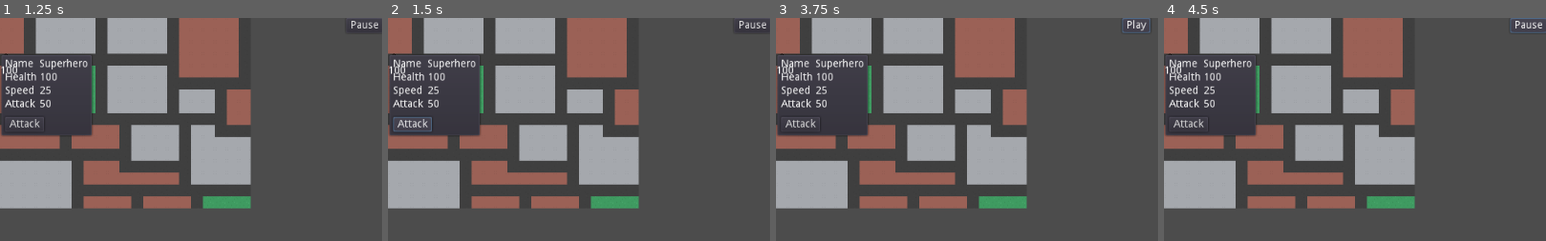
Above: before the commit, frames 1-4 (left to right).
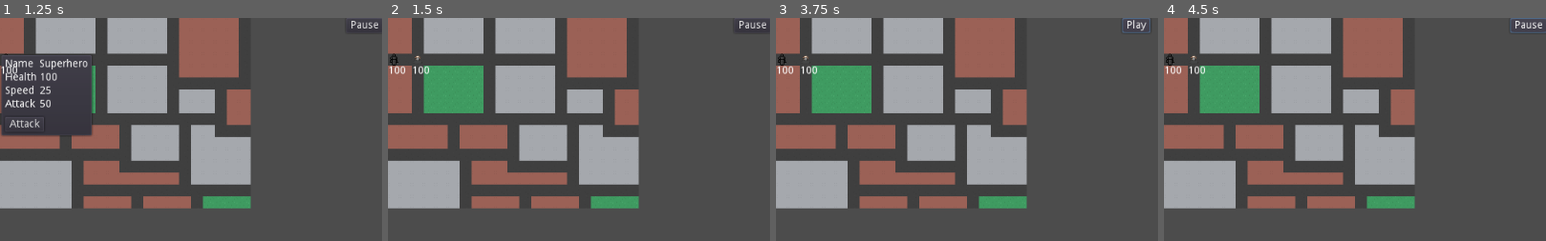
Above: after the commit, the same moments.

Repository: rachd/superhero-dispatcher
Game: Godot game, scene res://Main.tscn
The game is run twice, just before and just after one commit, with the same random seed, the same clock (stepped at 60 frames per second) and the same inputs.
Inputs (mouse positions are % of the whole screen's width and height, from its top left):
- Up to frame 1 (1.25 s): tap Enter at 0.5 s; move the mouse to (1, 9) at 0.52 s; click (1, 9) at 0.67 s
- Up to frame 2 (1.5 s): click "Attack" at 1.25 s
- Up to frame 3 (3.75 s): click (3, 24) at 2 s, where only the run before the commit has a clickable "Attack"; click (3, 24) at 2.75 s, where only the run before the commit has a clickable "Attack"; click "Pause" at 3.5 s
- Up to frame 4 (4.5 s): click "Play" at 4.25 s
The pictures show only the part of the screen within x 0-50%, y 0-50%; the shares and areas given below are measured in that part.

Frame 1 is identical in both runs. In frame 2, 6.5% of the frame differs, in the area x 0-25%, y 16-53%; in frame 3, 6.4%; in frame 4, 6.4%.

Commit message:
in progress

Diff:
--- a/Hero.gd
+++ b/Hero.gd
@@ -39,12 +39,11 @@
 	info_panel.visible = true
 
 func close_info_panel():
-	pass
-	#$HeroPanel.visible = false
+	$HeroPanel.visible = false
 
 func on_attack_button_pressed():
+	emit_signal("hero_selected", self)
 	close_info_panel()
-	emit_signal("hero_selected", self)
 
 func _ready():
 	target_position = position
@@ -78,6 +77,9 @@
 
 func move_to_Villain(villain):
 	$AttackTimer.stop()
+	if target_villain:
+		target_villain.stop_attack()
+	stop_attack()
 	var relative_position = villain.position - position
 	target_villain = villain
 	if relative_position.length() <= 4:
--- a/InfoPanel.gd
+++ b/InfoPanel.gd
@@ -18,8 +18,8 @@
 func _input(event):
 	if event is InputEventMouseButton and event.button_index == BUTTON_LEFT and event.pressed:
 		var click_position = event.position
-		if not (click_position.x >= rect_position.x and click_position.x <= (rect_position.x + rect_size.x) and click_position.y >= rect_position.y and click_position.y <= (rect_position.y + rect_size.y)):
-			get_parent().close_info_panel()
+#		if not (click_position.x >= rect_position.x and click_position.x <= (rect_position.x + rect_size.x) and click_position.y >= rect_position.y and click_position.y <= (rect_position.y + rect_size.y)):
+#			get_parent().close_info_panel()
 
 func _on_AttackButton_pressed():
 	get_parent().on_attack_button_pressed()
